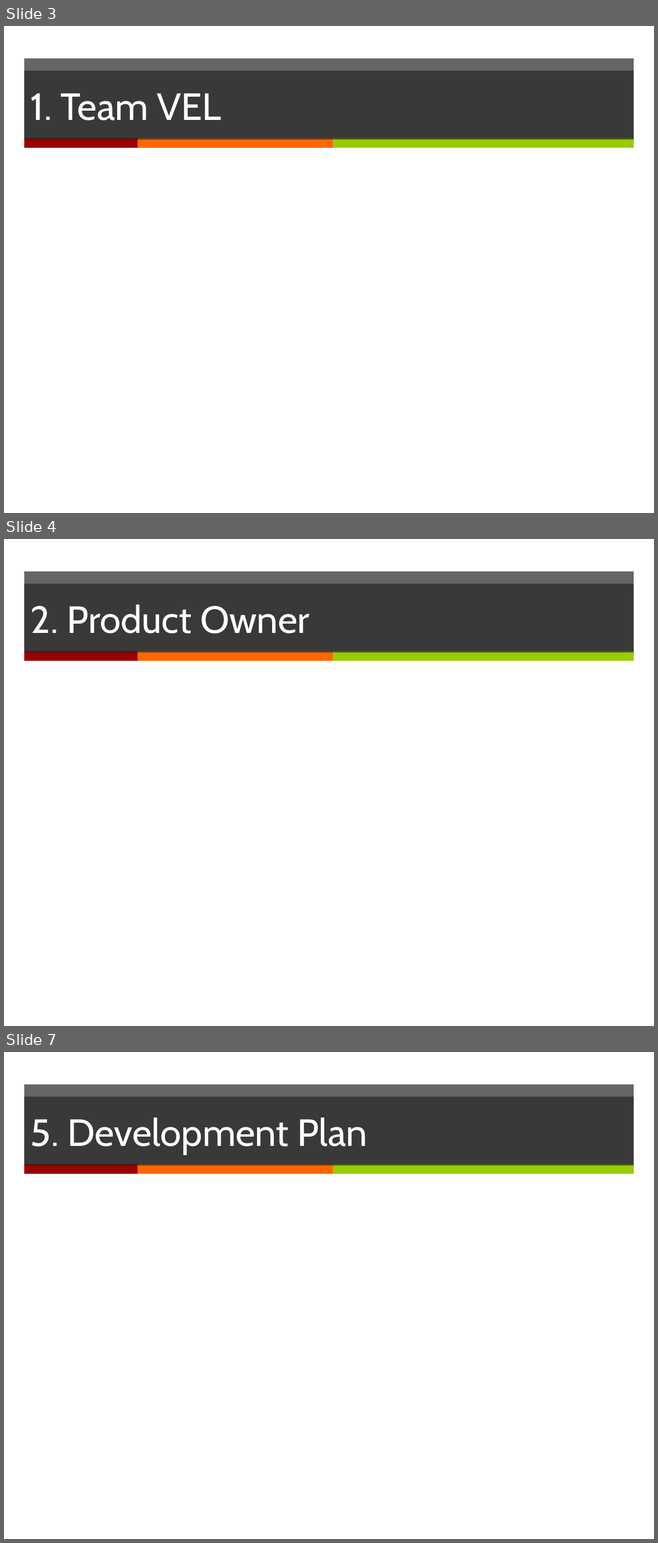
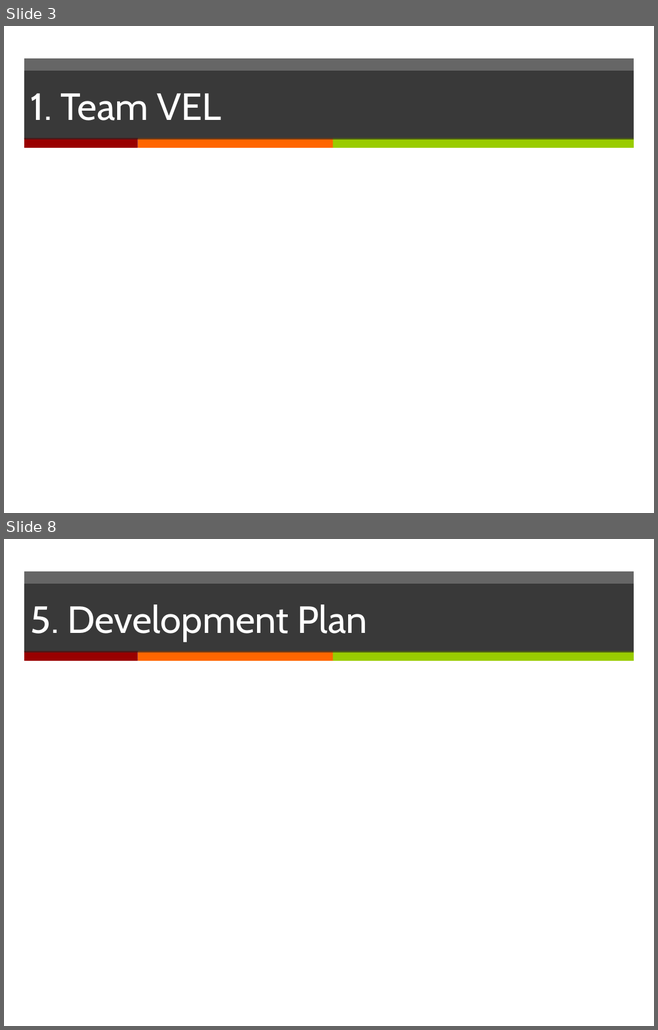
Before and after one commit to yadwinds/761_VEL, a slide deck: PCB/02 Plans & Actuals/2.1_Project Plan/Project Plan_(presentation)v0.1.pptx. Shown one above the other, each under a label of ours: slides 3, 4 and 7 before the commit, slides 3 and 8 after it; the slides between them are not shown. The pictures are 658x1543 and 658x1030 pixels, drawn with LibreOffice and Linux fonts; fonts in the diff are those of the drawing. Boxes give left, top, right and bottom in pixels: in the first picture for what was removed or moved away, otherwise in the second. Text is boxed around its words. In the diff, an @@ line names an element or a change of style, - is before the commit and + after.

```diff
--- a/PCB/02 Plans & Actuals/2.1_Project Plan/Project Plan_(presentation)v0.1.pptx
+++ b/PCB/02 Plans & Actuals/2.1_Project Plan/Project Plan_(presentation)v0.1.pptx
@@ slide 4 removed at [4, 539, 654, 1026], background #FFFFFF; not listed: 4 template elements that a slide beside it also shows @@
@@ title removed at [24, 584, 633, 653] @@
-2. Product Owner
@@ what was slide 7 is now slide 8 @@
```
Also in this commit, not shown: 2 slides changed, 3 slides added, 1 other slide removed, 1 other file.
